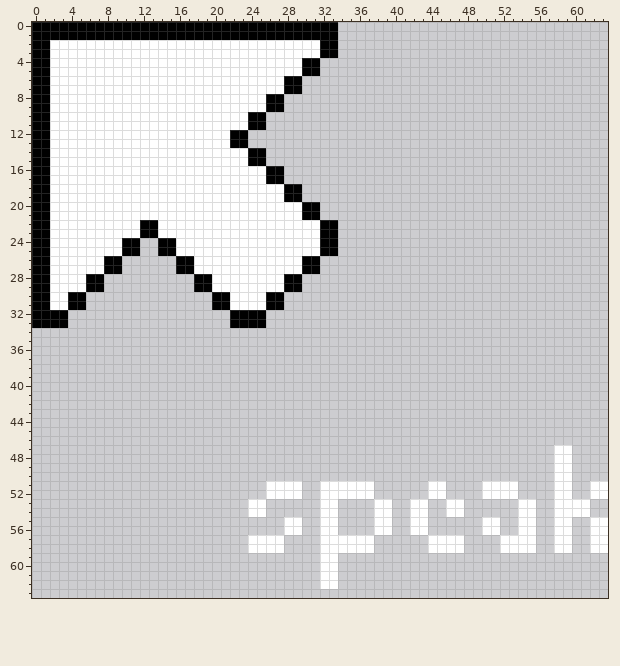
Two states of a pixel-art sprite, img/speak.png. This is how it looked before the edit.
The file is 128x128 pixels, drawn in blocks of 2x2; one block is one cell here.
New version:
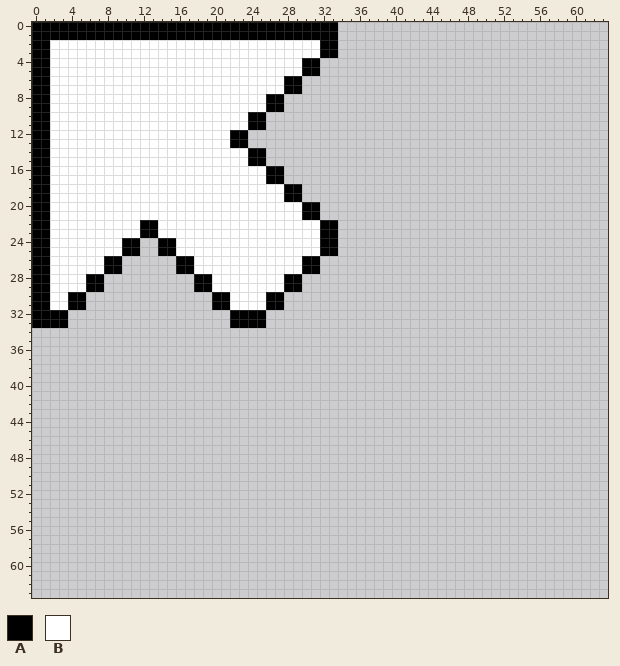
Palette (. is transparent): A #000000  B #ffffff
The edit:
@@ x 22..63 @@
 46 ..........................................
-47 ....................................BB....
-48 ....................................BB....
-49 ....................................BB....
-50 ....................................BB....
-51 ....BBBB..BBBBBB......BB....BBBB....BB..BB
-52 ....BBBB..BBBBBB......BB....BBBB....BB..BB
-53 ..BB......BB....BB..BB..BB......BB..BBBB..
-54 ..BB......BB....BB..BB..BB......BB..BBBB..
-55 ......BB..BB....BB..BB......BB..BB..BB..BB
-56 ......BB..BB....BB..BB......BB..BB..BB..BB
-57 ..BBBB....BBBBBB......BBBB....BBBB..BB..BB
-58 ..BBBB....BBBBBB......BBBB....BBBB..BB..BB
-59 ..........BB..............................
-60 ..........BB..............................
-61 ..........BB..............................
-62 ..........BB..............................
+47 ..........................................
+48 ..........................................
+49 ..........................................
+50 ..........................................
+51 ..........................................
+52 ..........................................
+53 ..........................................
+54 ..........................................
+55 ..........................................
+56 ..........................................
+57 ..........................................
+58 ..........................................
+59 ..........................................
+60 ..........................................
+61 ..........................................
+62 ..........................................
 63 ..........................................
Changed places in both pictures, as pixel boxes (x1, y1, x2, y2):
erased: (248, 445, 608, 589)
